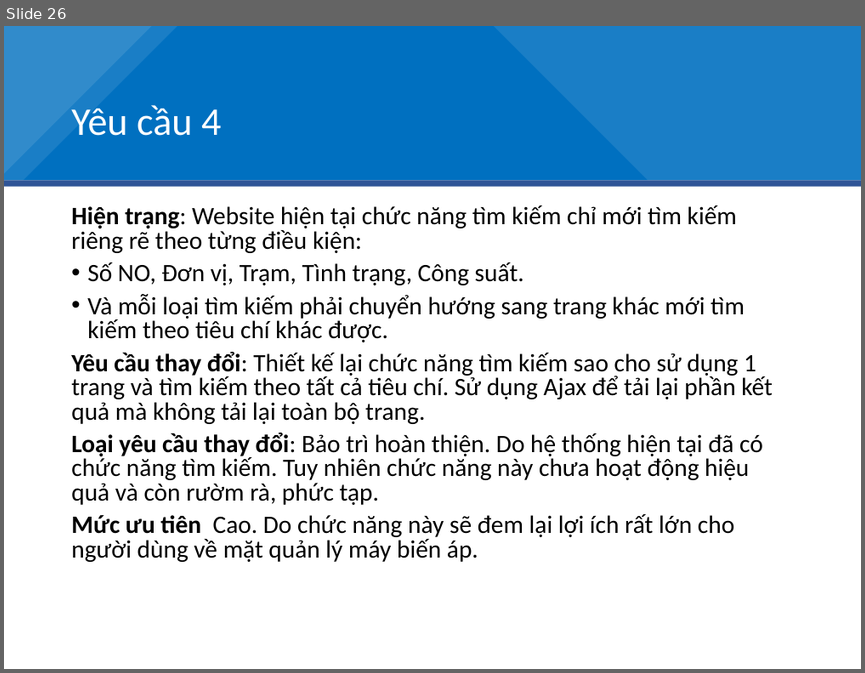
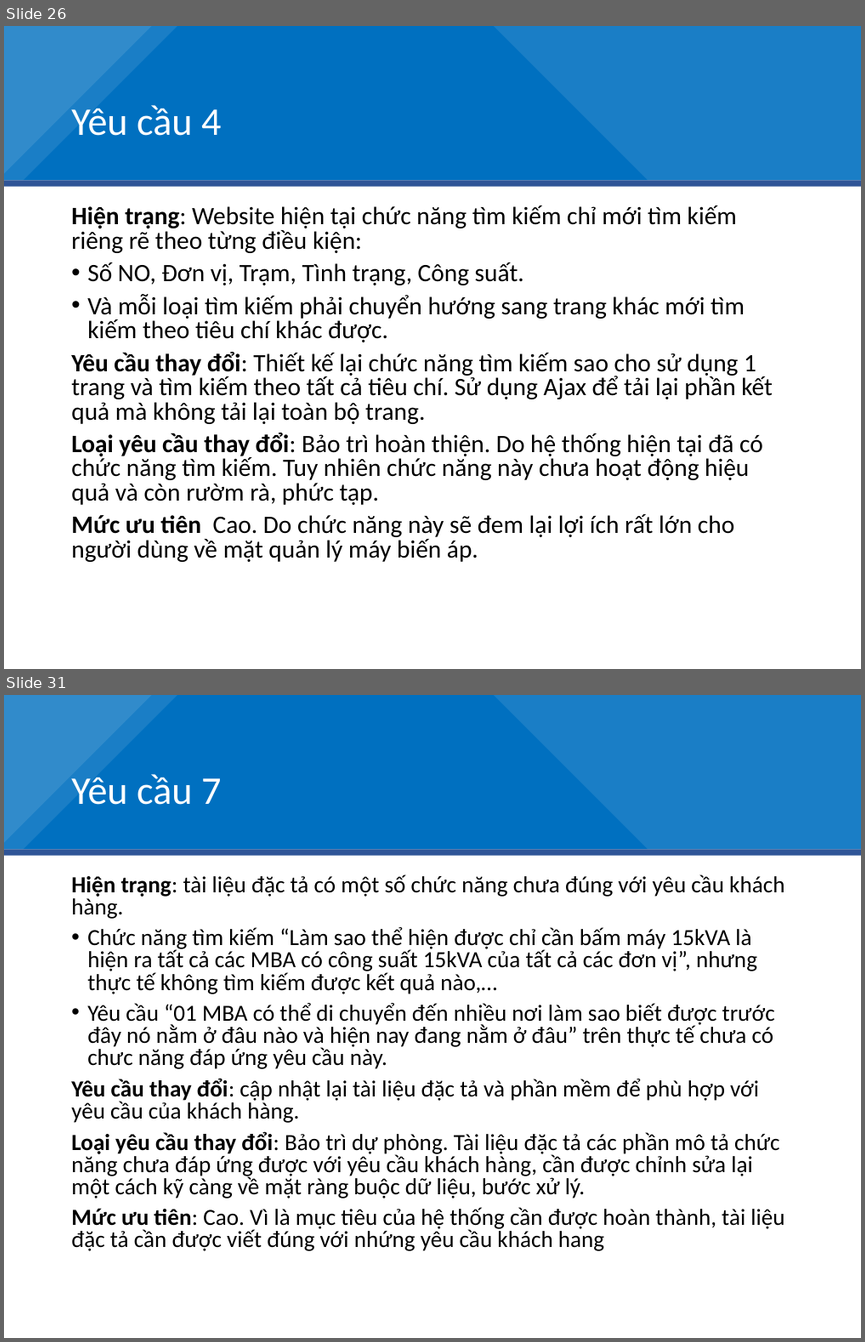
Before and after one commit to duduct/BaoTriPhanMem, a slide deck: BaiTap2/BT01_BT2_Slide.pptx. Shown one above the other, each under a label of ours: slide 26 before the commit, slides 26 and 31 after it; the slides between them are not shown. The pictures are 865x673 and 865x1342 pixels, drawn with LibreOffice and Linux fonts; fonts in the diff are those of the drawing. Boxes give left, top, right and bottom in pixels: in the first picture for what was removed or moved away, otherwise in the second. Text is boxed around its words. In the diff, an @@ line names an element or a change of style, - is before the commit and + after.

Commit message:
Cập nhật slide báo cáo
Yêu cầu 6->13,  chính tả phân tích sự tác động.

```diff
--- a/BaiTap2/BT01_BT2_Slide.pptx
+++ b/BaiTap2/BT01_BT2_Slide.pptx
@@ slide 31 added at (4,695,861,1338), background #FFFFFF; not listed: 5 template elements that a slide beside it also shows @@
@@ title added at (71,771,221,805), 33 pt, text #FFFFFF @@
+Yêu cầu 7
@@ text added at (71,874,784,1251), 19.4 pt, text #000000 @@
+Hiện trạng: tài liệu đặc tả có một số chức năng chưa đúng với yêu cầu khách hàng.
+• Chức năng tìm kiếm “Làm sao thể hiện được chỉ cần bấm máy 15kVA là hiện ra tất cả các MBA có công suất 15kVA của tất cả các đơn vị”, nhưng thực tế không tìm kiếm được kết quả nào,…
+• Yêu cầu “01 MBA có thể di chuyển đến nhiều nơi làm sao biết được trước đây nó nằm ở đâu nào và hiện nay đang nằm ở đâu” trên thực tế chưa có chưc năng đáp ứng yêu cầu này.
+Yêu cầu thay đổi: cập nhật lại tài liệu đặc tả và phần mềm để phù hợp với yêu cầu của khách hàng.
+Loại yêu cầu thay đổi: Bảo trì dự phòng. Tài liệu đặc tả các phần mô tả chức năng chưa đáp ứng được với yêu cầu khách hàng, cần được chỉnh sửa lại một cách kỹ càng về mặt ràng buộc dữ liệu, bước xử lý.
+Mức ưu tiên: Cao. Vì là mục tiêu của hệ thống cần được hoàn thành, tài liệu đặc tả cần được viết đúng với nhứng yêu cầu khách hang
```
Also in this commit, not shown: 1 slide changed, 16 other slides added, 1 other file.
